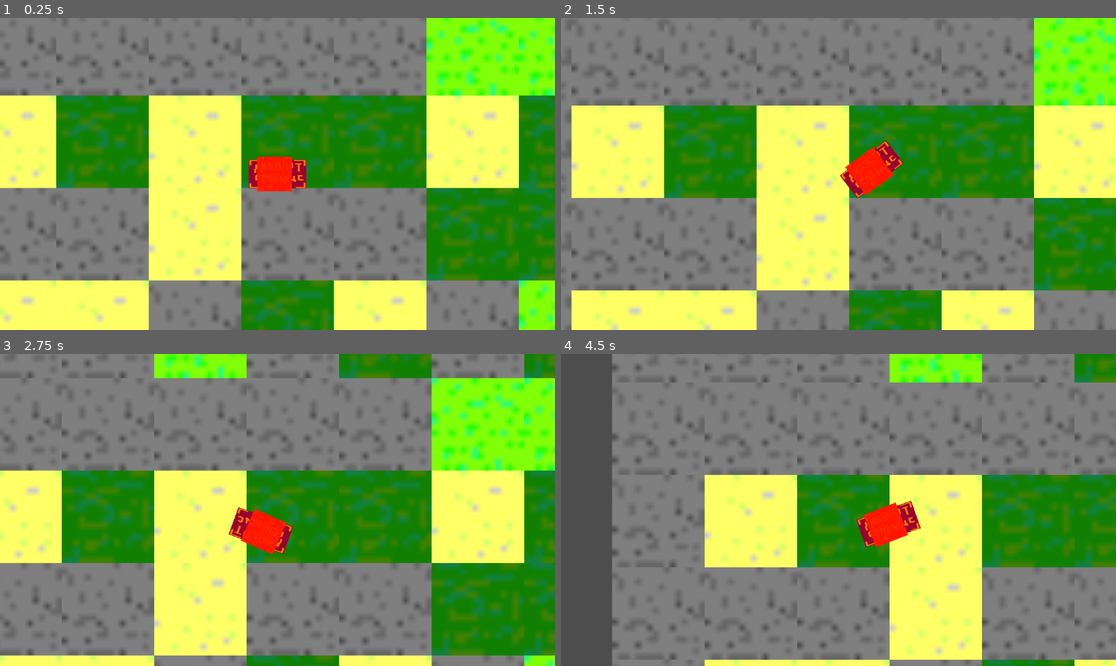
Above: before the commit, frames 1-4 (two rows, left to right).
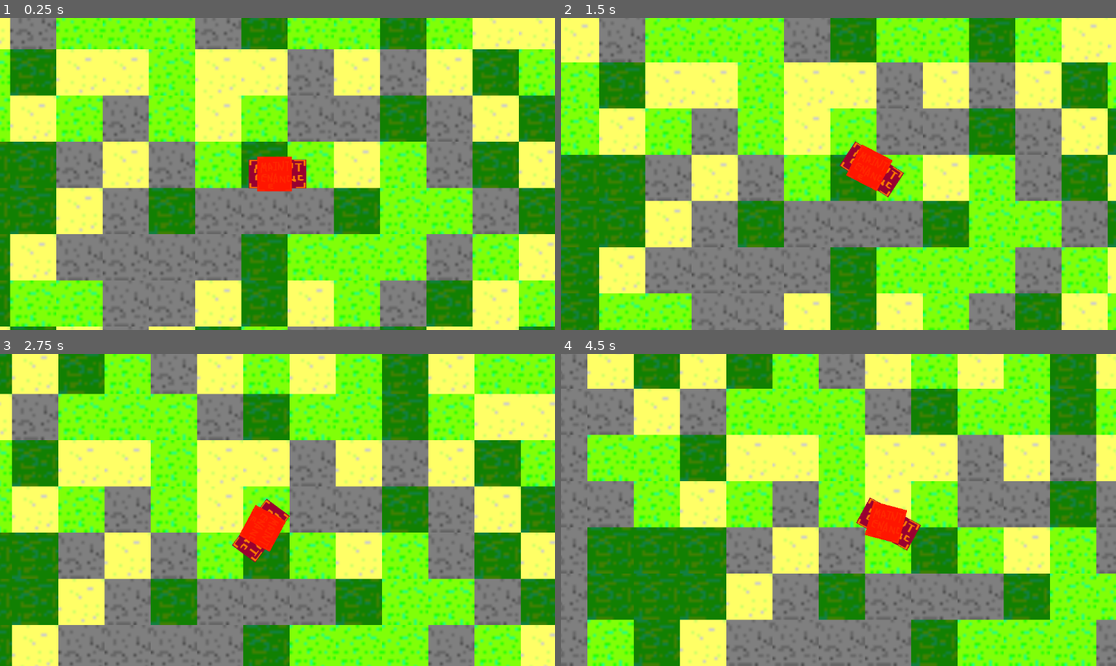
Above: after the commit, the same moments.

Repository: serbel324/GameAboutTank
Game: Godot game, scene res://Maps/TabulaRasa.tscn
Same seed, same stepped clock (60 frames per second), same inputs: the game is played once before the commit and once after it.
Inputs (mouse positions are in pixels of both pictures, inside the frame that each line leads up to):
- Up to frame 1 (0.25 s): no input
- Up to frame 2 (1.5 s): tap Enter at 0.5 s; move the mouse to (960, 158) at 0.52 s; hold D (turn_right) 0.53-1.28 s; move the mouse to (727, 189) at 1.27 s; hold S (move_backward) from 1.28 s (still down)
- Up to frame 3 (2.75 s): move the mouse to (333, 441) at 2.02 s; release S (move_backward) at 2.03 s; hold D (turn_right) from 2.03 s (still down)
- Up to frame 4 (4.5 s): move the mouse to (810, 572) at 2.77 s; release D (turn_right) at 2.78 s; hold W (move_forward) 2.78-3.53 s; move the mouse to (1005, 556) at 3.52 s; hold A (turn_left) from 3.53 s (still down); move the mouse to (672, 463) at 4.27 s

The runs differ from the first frame. In frame 1, 80% of the frame differs, in the area x 0-100%, y 0-100%; in frame 2, 83%; in frame 3, 81%; in frame 4, 83%.

Commit message:
Fix idle hull rotation

Diff:
--- a/Maps/TabulaRasa.tscn
+++ b/Maps/TabulaRasa.tscn
@@ -17,10 +17,10 @@
 [node name="TileMap" type="TileMap" parent="."]
 show_behind_parent = true
 position = Vector2(0, 1)
-scale = Vector2(4, 4)
+scale = Vector2(2, 2)
 tile_set = ExtResource("3_3t1ck")
 format = 2
 layer_0/name = "Ground"
 layer_0/tile_data = PackedInt32Array(196609, 131072, 0, 196608, 131072, 0, 262143, 131072, 0, 262142, 65536, 0, 327678, …(6888 unchanged characters)…
 script = ExtResource("4_ph025")
-map_size = Vector2i(10, 10)
+map_size = Vector2i(80, 80)
--- a/Tank/Tank.gd
+++ b/Tank/Tank.gd
@@ -42,7 +42,7 @@
 	var left_turn : float = Input.get_action_strength("turn_left")
 	var right_turn : float = Input.get_action_strength("turn_right")
 
-	if (forward_movement < 0.1):
+	if (forward_movement == 0 && backward_movement > 0):
 		linear_movement = backward_movement * -backward_movement_speed
 		angular_movement = (left_turn - right_turn) * hull_rotation_speed
 	else:
